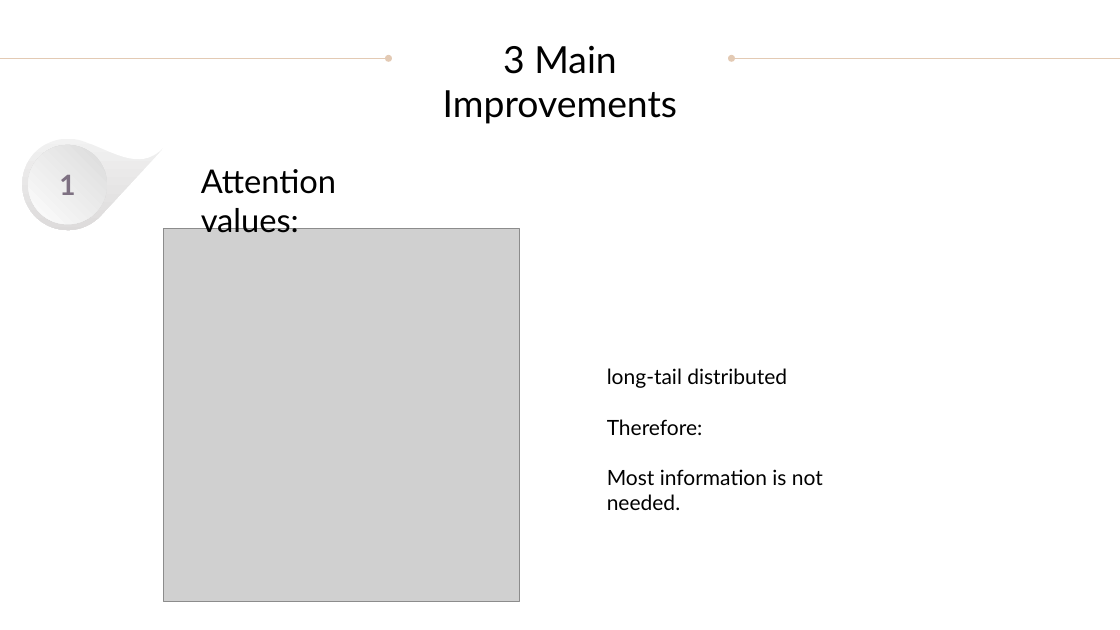
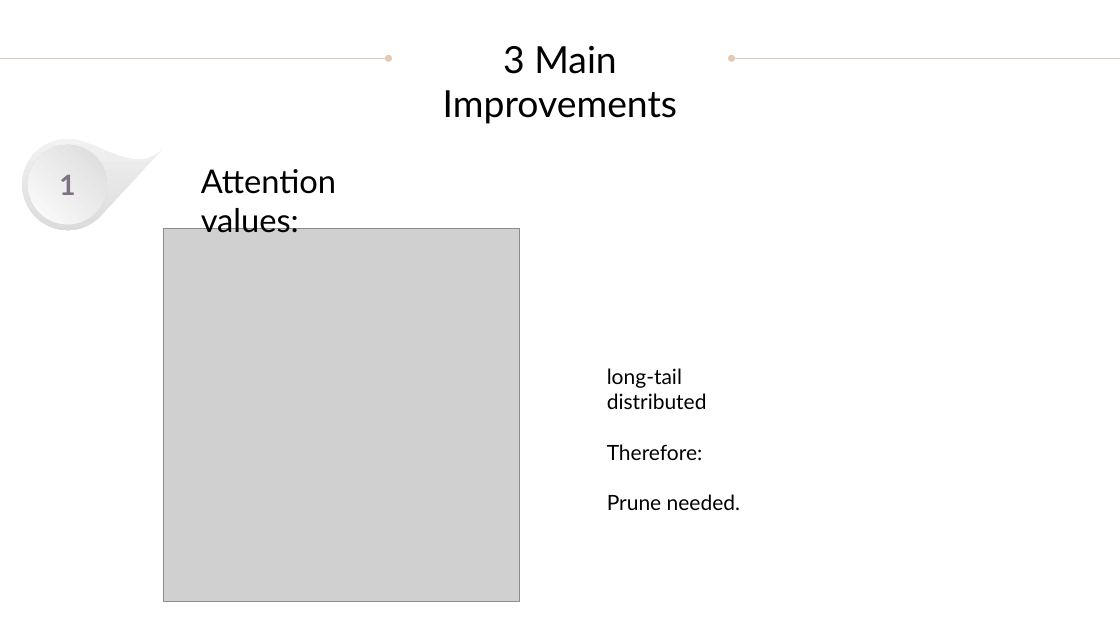
Before and after one commit to JoshuaGhost/paper_review, a slide deck: slide 8 of 0003 Informer the best paper AAAI2021/informer.pptx. Drawn at 1120x630 pixels with LibreOffice and Linux fonts; fonts in the diff are those of the drawing; grey boxes stand for pictures. Boxes give left, top, right and bottom in pixels: in the first picture for what was removed or moved away, otherwise in the second. Text is boxed around its words. In the diff, an @@ line names an element or a change of style, - is before the commit and + after.

```diff
--- a/0003 Informer the best paper AAAI2021/informer.pptx
+++ b/0003 Informer the best paper AAAI2021/informer.pptx
@@ text at bbox=[607, 494, 740, 510]: text changed @@
-Most information is not needed.
+Prune needed.
```
Also in this commit, not shown: 3 other slides changed, 1 slide added, 51 other files.
